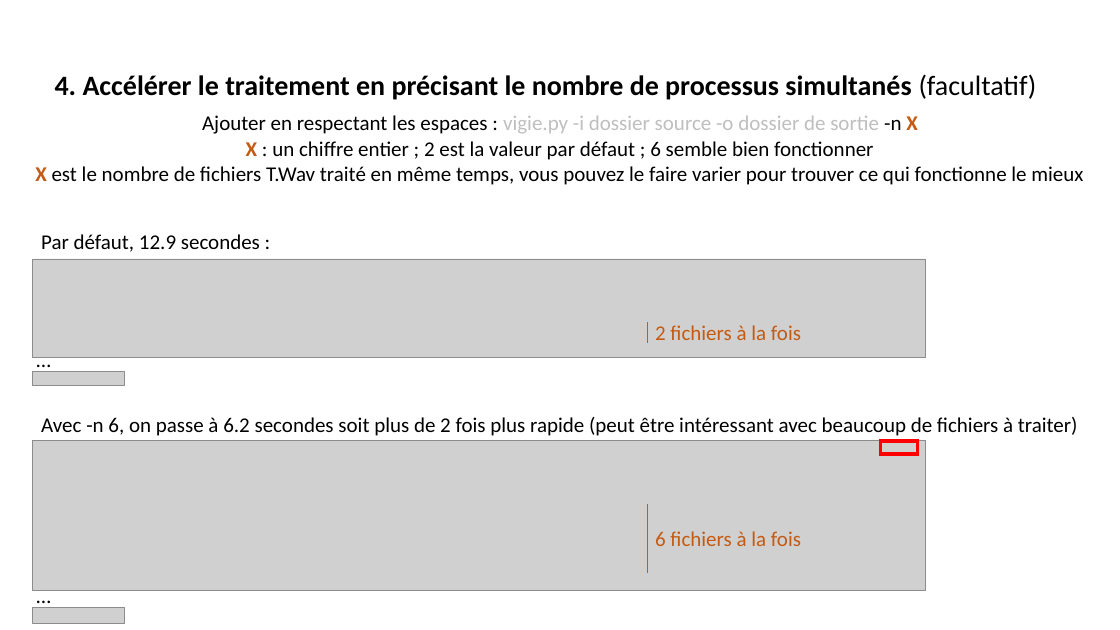
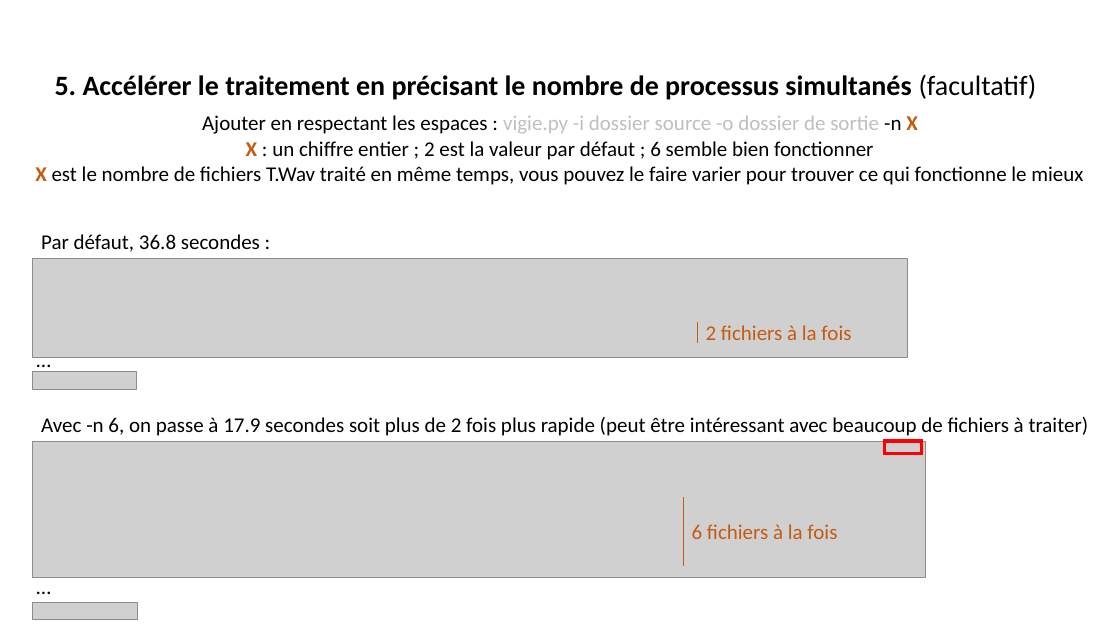
Before and after one commit to CEREMA/TWAV_splitter, a slide deck: slide 7 of Tuto_decoup_TWAV.pptx (slide 6 before the commit). Drawn at 1120x630 pixels with LibreOffice and Linux fonts; fonts in the diff are those of the drawing; grey boxes stand for pictures. Boxes give left, top, right and bottom in pixels: in the first picture for what was removed or moved away, otherwise in the second. Text is boxed around its words. In the diff, an @@ line names an element or a change of style, - is before the commit and + after.

```diff
--- a/Tuto_decoup_TWAV.pptx
+++ b/Tuto_decoup_TWAV.pptx
@@ text at [55, 74, 1037, 100]: text changed @@
-4. Accélérer le traitement en précisant le nombre de processus simultanés (facultatif)
+5. Accélérer le traitement en précisant le nombre de processus simultanés (facultatif)
@@ text at [41, 234, 260, 252]: text changed @@
-Par défaut, 12.9 secondes :
+Par défaut, 36.8 secondes :
@@ picture: place and size @@
-picture at [33, 259, 926, 357]
+picture at [33, 259, 907, 358]
@@ text "2 fichiers à la fois": place and size @@
-text "2 fichiers à la fois" at [655, 325, 801, 340]
+text "2 fichiers à la fois" at [706, 325, 851, 340]
@@ line moved from (647, 323) - (647, 343) to (697, 323) - (697, 343) @@
@@ picture: place and size @@
-picture at [33, 371, 124, 385]
+picture at [33, 371, 136, 390]
@@ text at [41, 417, 1089, 436]: text changed @@
-Avec -n 6, on passe à 6.2 secondes soit plus de 2 fois plus rapide (peut être intéressant avec beaucoup de fichiers à traiter)
+Avec -n 6, on passe à 17.9 secondes soit plus de 2 fois plus rapide (peut être intéressant avec beaucoup de fichiers à traiter)
@@ picture: place and size @@
-picture at [33, 441, 926, 591]
+picture at [33, 442, 926, 578]
@@ rectangle: place and size @@
-rectangle at [881, 441, 918, 454]
+rectangle at [885, 441, 922, 454]
@@ line moved from (647, 504) - (647, 574) to (683, 497) - (683, 566) @@
@@ text "6 fichiers à la fois": place and size @@
-text "6 fichiers à la fois" at [655, 531, 801, 546]
+text "6 fichiers à la fois" at [692, 524, 837, 539]
@@ text "…": place and size @@
-text "…" at [29, 578, 60, 612]
+text "…" at [29, 569, 60, 602]
@@ picture: place and size @@
-picture at [33, 608, 124, 624]
+picture at [33, 603, 137, 620]
```
Also in this commit, not shown: 4 other slides changed, 1 slide added, 1 other file.
